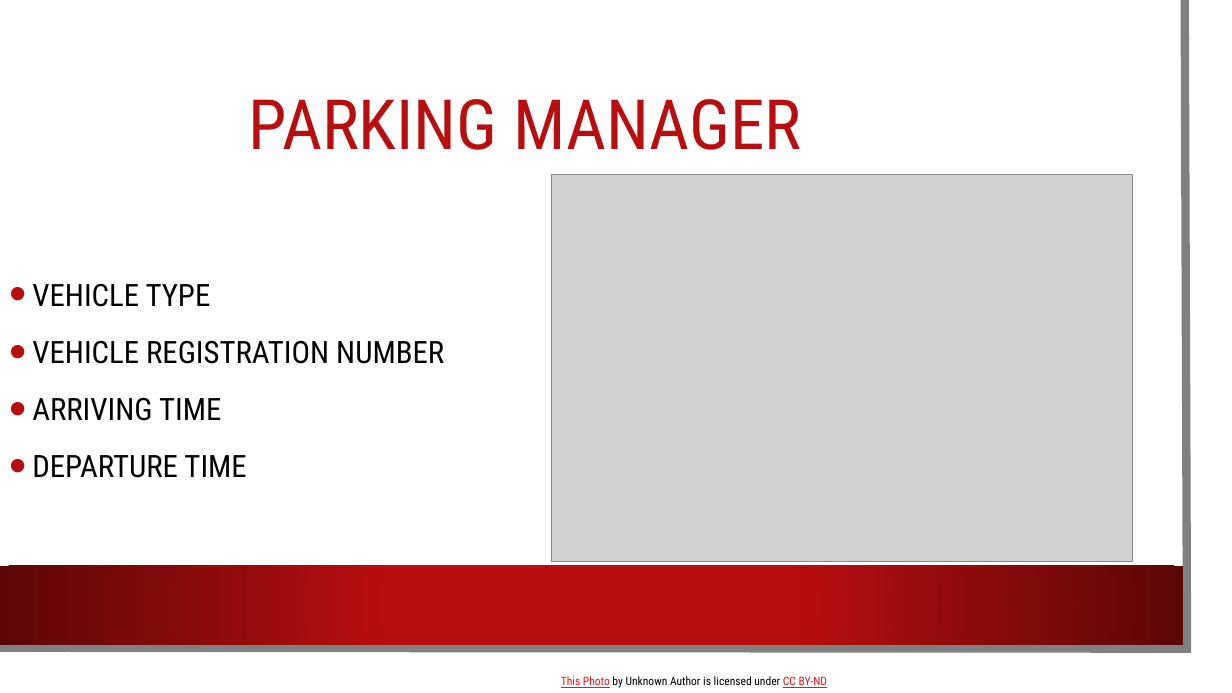
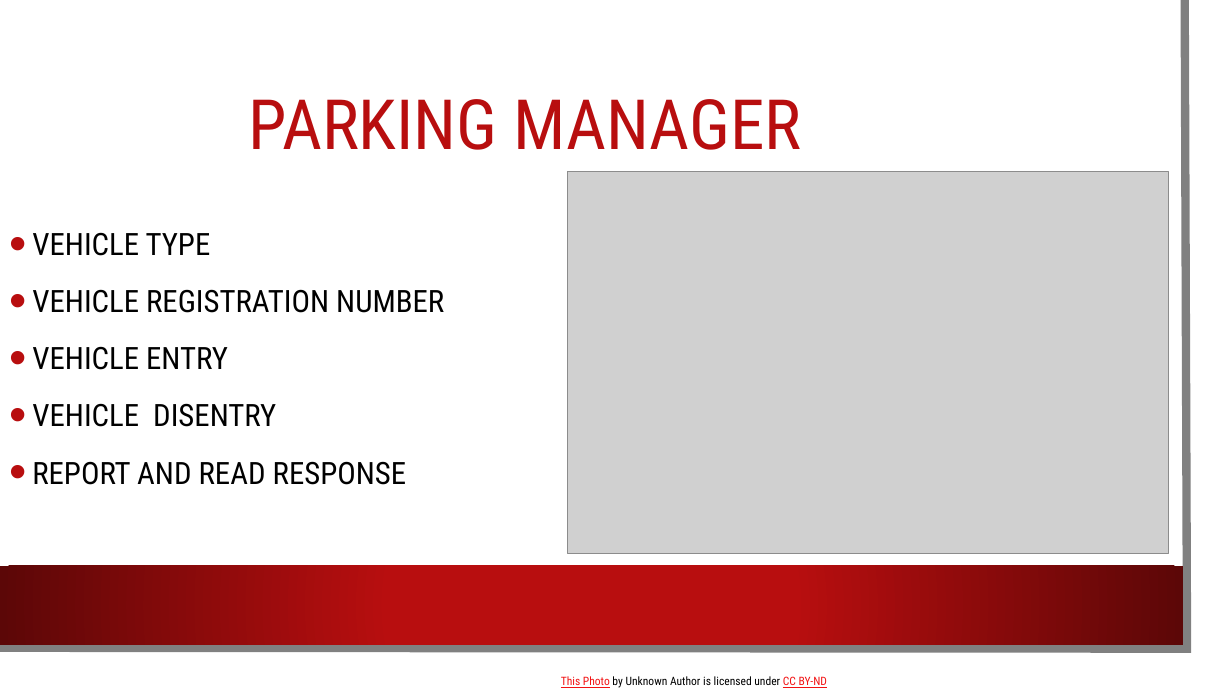
Before and after one commit to SyedKifayat1/OppFinalProject, a slide deck: slide 8 of Opp Project.pptx (slide 12 before the commit). Drawn at 1232x693 pixels with LibreOffice and Linux fonts; fonts in the diff are those of the drawing; grey boxes stand for pictures; background and template pictures are left out. Boxes give left, top, right and bottom in pixels: in the first picture for what was removed or moved away, otherwise in the second. Text is boxed around its words. In the diff, an @@ line names an element or a change of style, - is before the commit and + after.

```diff
--- a/Opp Project.pptx
+++ b/Opp Project.pptx
@@ picture: place and size @@
-picture at bbox=[552, 175, 1133, 563]
+picture at bbox=[567, 172, 1168, 554]
@@ text at bbox=[32, 346, 407, 485]: text changed @@
-• ARRIVING TIME
-• DEPARTURE TIME
+• VEHICLE ENTRY
+• VEHICLE DISENTRY
+• REPORT AND READ RESPONSE
```
Also in this commit, not shown: 8 other slides changed, 4 slides added, 5 slides removed, 45 other files.
